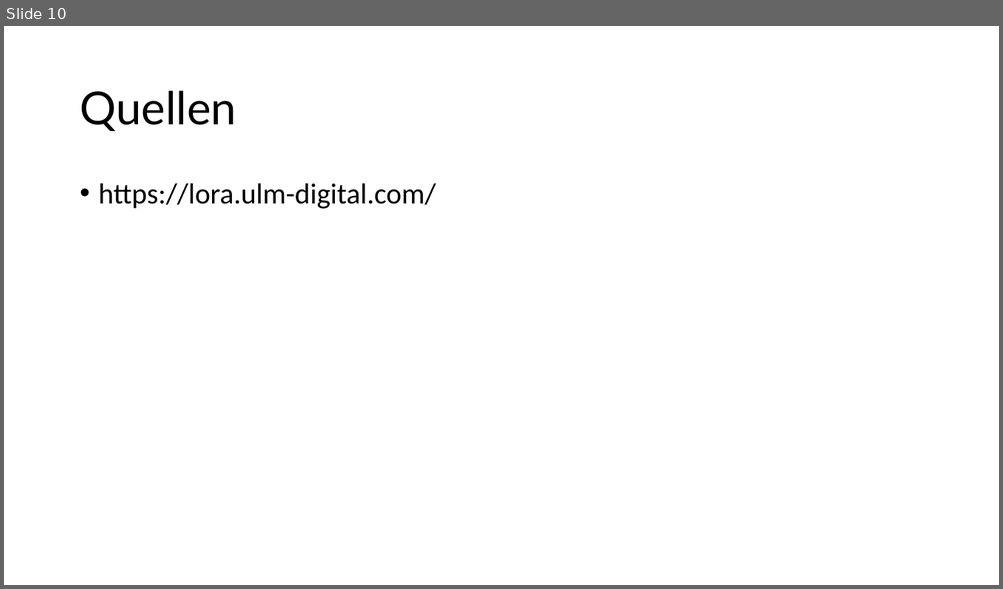
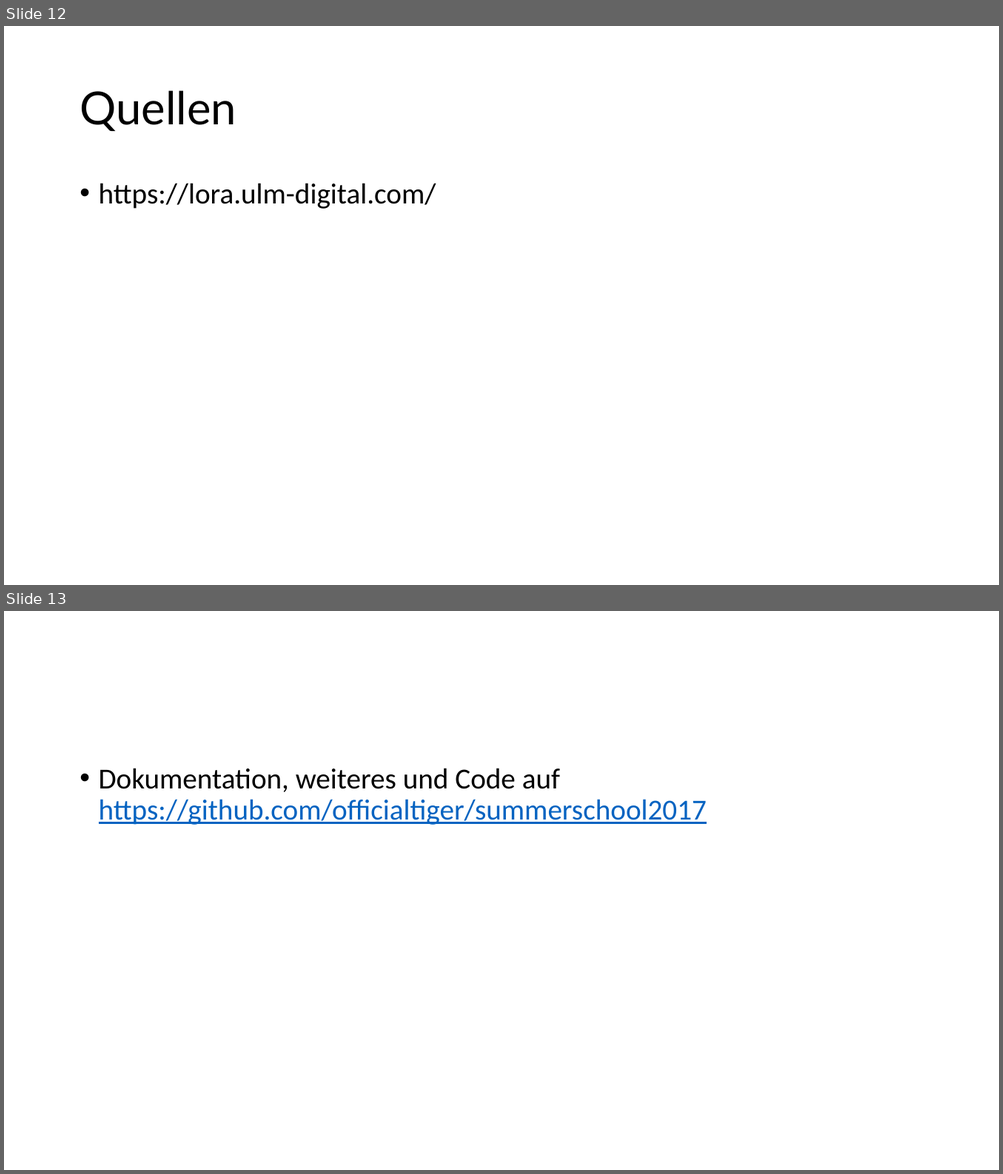
Before and after one commit to wh1tewid0w/summerschool2017, a slide deck: presentations/projectfinal-04-08-17.pptx. Shown one above the other, each under a label of ours: slide 10 before the commit, slides 12 and 13 after it. The pictures are 1003x589 and 1003x1174 pixels, drawn with LibreOffice and Linux fonts; fonts in the diff are those of the drawing; background and template pictures are left out. Boxes give left, top, right and bottom in pixels: in the first picture for what was removed or moved away, otherwise in the second. Text is boxed around its words. In the diff, an @@ line names an element or a change of style, - is before the commit and + after.

```diff
--- a/presentations/projectfinal-04-08-17.pptx
+++ b/presentations/projectfinal-04-08-17.pptx
@@ slide 13 added at (4,611,999,1170), background #FFFFFF @@
@@ text added at (99,768,706,825), 28 pt, text #0563C1, underline @@
+• Dokumentation, weiteres und Code auf https://github.com/officialtiger/summerschool2017
@@ what was slide 10 is now slide 12 @@
```
Also in this commit, not shown: 4 other slides added, 2 slides removed.
